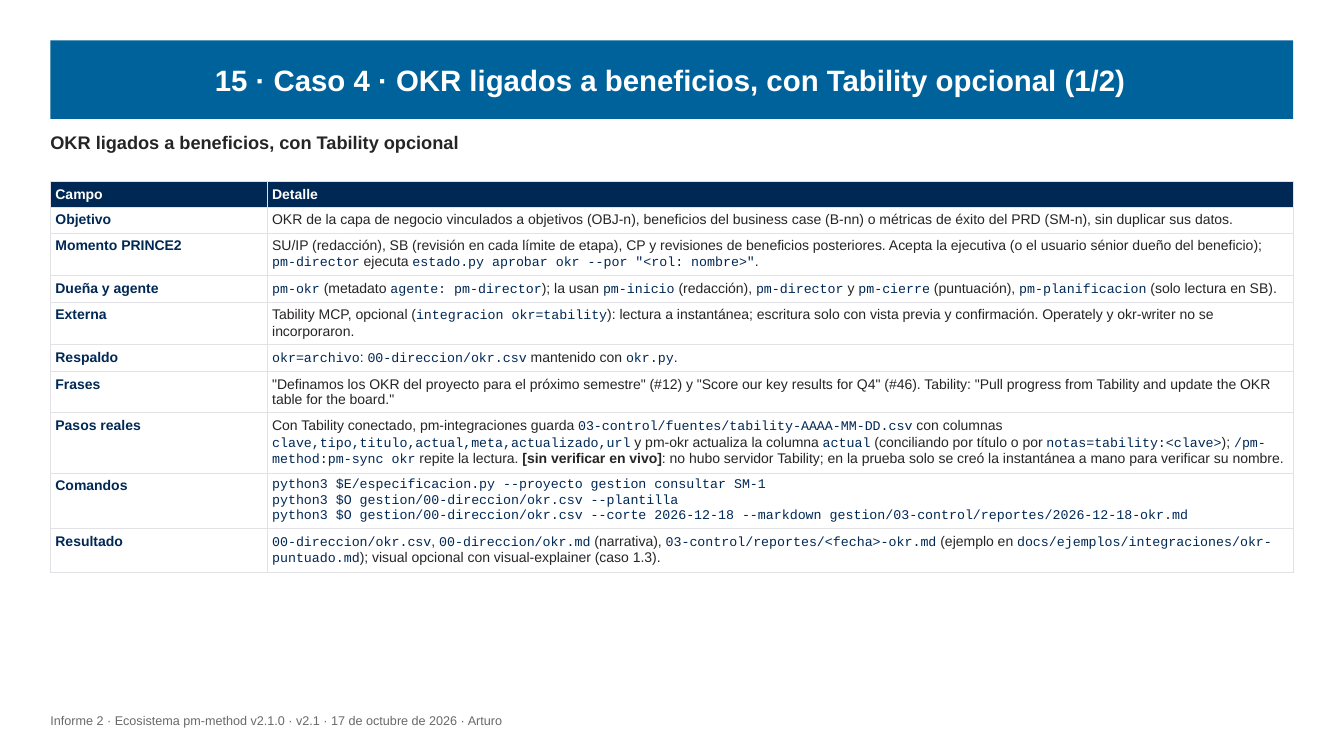
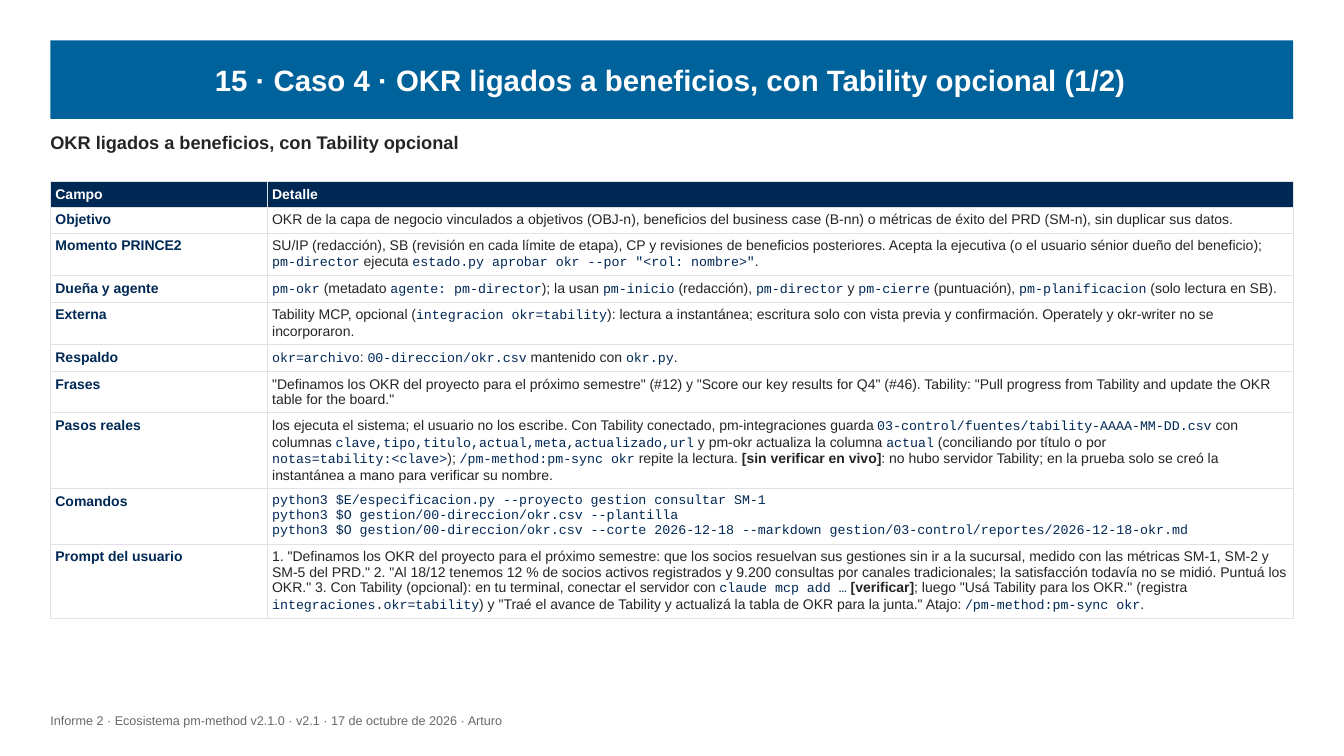
Before and after one commit to Arturo-Penas-Rial/pm-method, a slide deck: slide 129 of docs/informe/informe-2-ecosistema-pm-method-v2.1.pptx (slide 126 before the commit). Drawn at 1344x756 pixels with LibreOffice and Linux fonts; fonts in the diff are those of the drawing. Boxes give left, top, right and bottom in pixels: in the first picture for what was removed or moved away, otherwise in the second. Text is boxed around its words. In the diff, an @@ line names an element or a change of style, - is before the commit and + after.

Commit message:
pm-method 2.1.0: guías E2E para el usuario, prompts y entradas/salidas en los casos, diagramas legibles

```diff
--- a/docs/informe/informe-2-ecosistema-pm-method-v2.1.pptx
+++ b/docs/informe/informe-2-ecosistema-pm-method-v2.1.pptx
@@ table at bbox=[50, 181, 1294, 616] @@
-row 8, column 2: Con Tability conectado, pm-integraciones guarda 03-control/fuentes/tability-AAAA-MM-DD.csv con columnas clave,tipo,titulo,actual,meta,actualizado,url y pm-okr actualiza la columna actual (conciliando por título o por notas=tability:<clave>); /pm-method:pm-sync okr repite la lectura. [sin verificar en vivo]: no hubo servidor Tability; en la prueba solo se creó la instantánea a mano para verificar su nombre.
+row 8, column 2: los ejecuta el sistema; el usuario no los escribe. Con Tability conectado, pm-integraciones guarda 03-control/fuentes/tability-AAAA-MM-DD.csv con columnas clave,tipo,titulo,actual,meta,actualizado,url y pm-okr actualiza la columna actual (conciliando por título o por notas=tability:<clave>); /pm-method:pm-sync okr repite la lectura. [sin verificar en vivo]: no hubo servidor Tability; en la prueba solo se creó la instantánea a mano para verificar su nombre.
-row 10, column 1: Resultado
+row 10, column 1: Prompt del usuario
@@ row 10, column 2: "00-direccion/okr.csv, 00-direccion/okr.md (narrativa), 03-control/reportes/<fecha>-okr.md (ejemplo en docs/ejemplos/integraciones/okr-puntuado.md); visual opcional con visual-explainer (caso 1.3)." to "1. "Definamos los OKR del proyecto para el próximo semestre: que los socios resuelvan sus gestiones sin ir a la sucursal, medido con las métricas SM-1, SM-2 y SM-5 del PRD." 2. "Al 18/12 tenemos 12 % de socios activos registrados y 9.200 consultas por canales tradicionales; la satisfacción todavía no se midió. Puntuá los OKR." 3. Con Tability (opcional): en tu terminal, conectar el servidor con claude mcp add … [verificar]; luego "Usá Tability para los OKR." (registra integraciones.okr=tability) y "Traé el avance de Tability y actualizá la tabla de OKR para la junta." Atajo: /pm-method:pm-sync okr." @@
```
Also in this commit, not shown: 45 other slides changed, 7 slides added, 1 slide removed, 52 other files.
